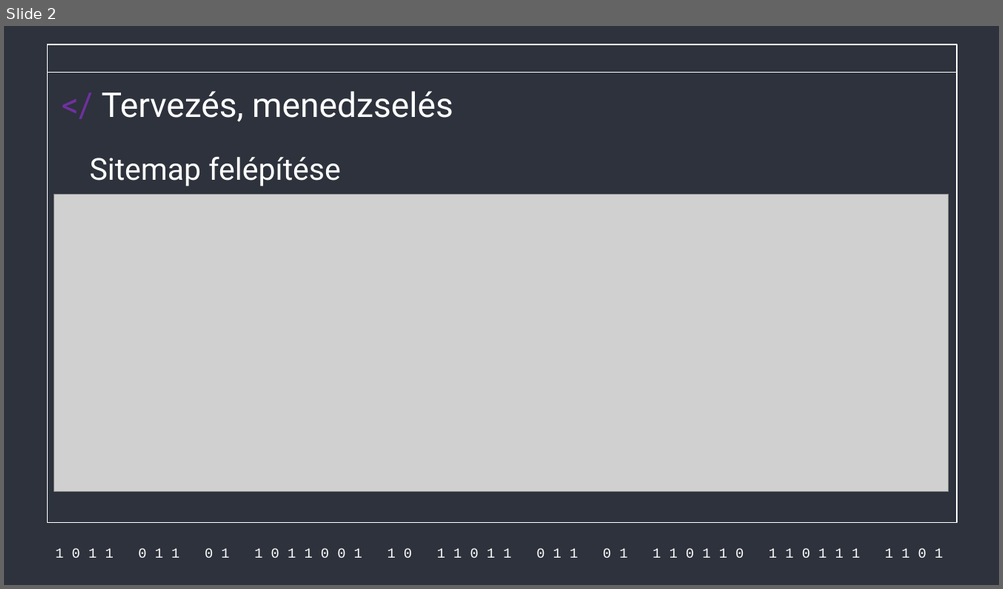
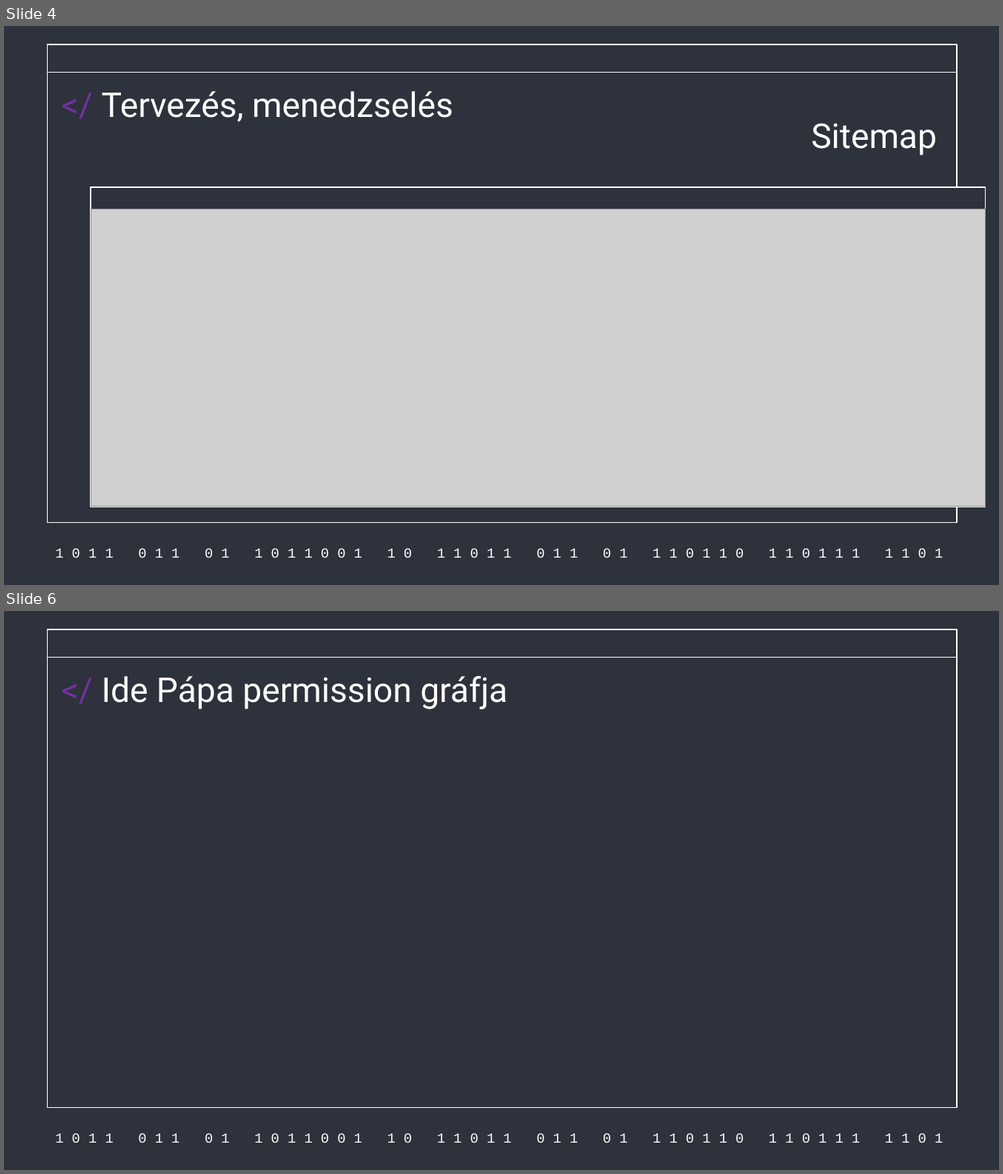
Before and after one commit to Acsilaa/dusza2024-25, a slide deck: gál része.pptx. Shown one above the other, each under a label of ours: slide 2 before the commit, slides 4 and 6 after it; the slides between them are not shown. The pictures are 1003x589 and 1003x1174 pixels, drawn with LibreOffice and Linux fonts; fonts in the diff are those of the drawing; grey boxes stand for pictures. Boxes give left, top, right and bottom in pixels: in the first picture for what was removed or moved away, otherwise in the second. Text is boxed around its words. In the diff, an @@ line names an element or a change of style, - is before the commit and + after.

```diff
--- a/gál része.pptx
+++ b/gál része.pptx
@@ slide 6 added at [4, 611, 999, 1170], background #2D323C; not listed: 3 template elements that a slide beside it also shows @@
@@ title added at [102, 676, 507, 709], 33 pt, text #FFFFFF @@
+</ Ide Pápa permission gráfja
@@ what was slide 2 is now slide 4 @@
@@ slide 4 changed as well @@
@@ title "Sitemap" at [811, 123, 936, 156]: vertical alignment bottom to top @@
@@ title at [811, 123, 936, 156]: text changed; size 29.3 to 33 pt @@
-Sitemap felépítése
+Sitemap
@@ rectangle added at [91, 187, 985, 507], fill #2D323C, outline #FFFFFF 1 pt @@
@@ picture: place and size @@
-picture at [54, 194, 948, 491]
+picture at [91, 210, 985, 507]
```
Also in this commit, not shown: 3 other slides changed, 3 other slides added, 3 slides removed.
